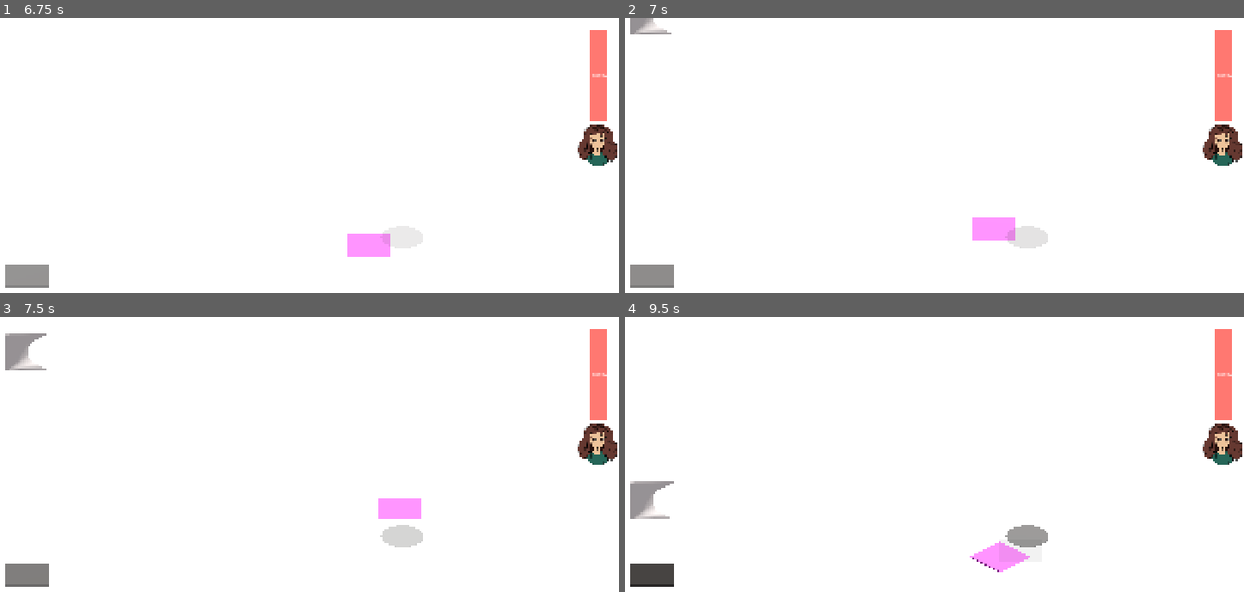
Above: before the commit, frames 1-4 (two rows, left to right).
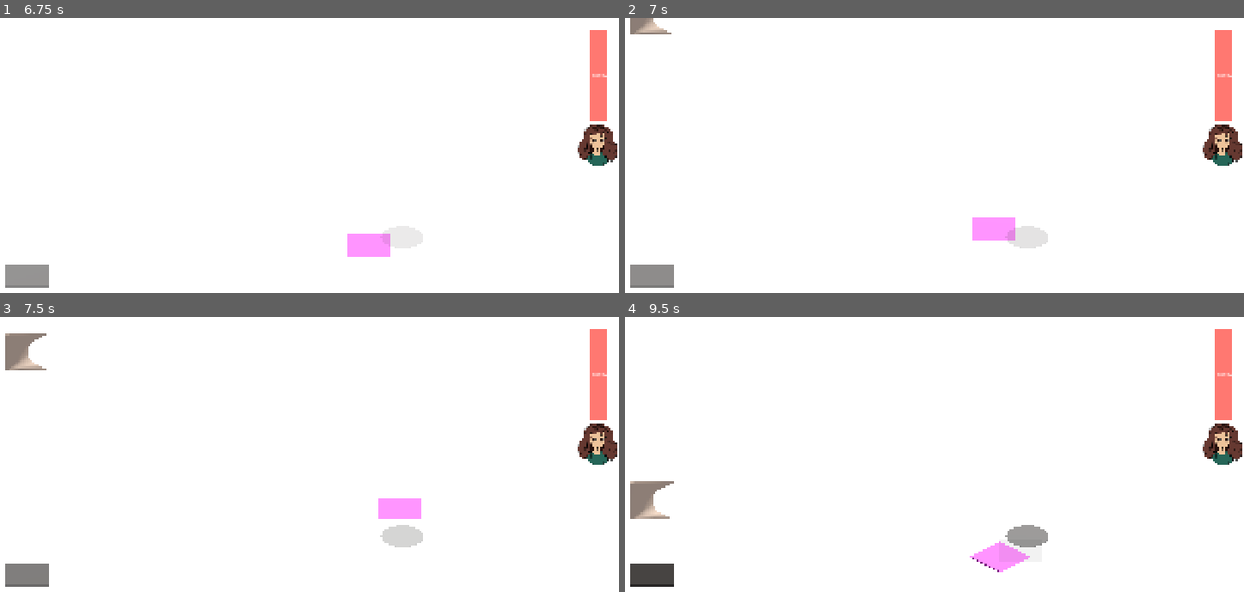
Above: after the commit, the same moments.

Repository: Kazuren/SquareHole
Game: Godot game, scene res://Main.tscn
Same seed, same stepped clock (60 frames per second), same inputs: the game is played once before the commit and once after it.
Inputs:
- Up to frame 1 (6.75 s): tap Enter at 0.5 s; hold D (move_right) 0.53-1.28 s; tap R (rotate) every 1.5 s from 0.6 to 6.6 s; hold S (move_down) 1.28-2.03 s; tap Shift (run) every 1.5 s from 1.35 to 5.85 s; hold D (move_right) 2.03-2.78 s; hold W (move_up) 2.78-3.53 s; hold A (move_left) 3.53-5.03 s; hold S (move_down) 5.03-5.78 s; hold D (move_right) 5.78-6.53 s; hold W (move_up) from 6.53 s (still down)
- Up to frame 2 (7 s): keep holding W (move_up)
- Up to frame 3 (7.5 s): release W (move_up) at 7.28 s; hold D (move_right) from 7.28 s (still down); tap Shift (run) at 7.35 s
- Up to frame 4 (9.5 s): release D (move_right) at 8.03 s; hold S (move_down) 8.03-8.78 s; tap R (rotate) at 8.1 s; hold A (move_left) from 8.78 s (still down); tap Shift (run) at 8.85 s

Frame 1 is identical in both runs. In frame 2, 0.3% of the frame differs, in the area x 0-8%, y 0-6%; in frame 3, 0.6%; in frame 4, 0.7%, in the area x 0-8%, y 59-74%.

Commit message:
add heartbeat + colors

Diff:
--- a/Main.tscn
+++ b/Main.tscn
@@ -28,6 +28,10 @@
 _data = [Vector2(0, 1), 0.0, 0.0, 0, 0, Vector2(1, 10), 0.0, 0.0, 0, 0]
 point_count = 2
 
+[sub_resource type="Curve" id="Curve_fpfj3"]
+_data = [Vector2(0, 0), 0.0, 0.0, 0, 0, Vector2(1, 1), 1.4, 0.0, 0, 0]
+point_count = 2
+
 [sub_resource type="StandardMaterial3D" id="StandardMaterial3D_uu6xs"]
 albedo_color = Color(0.62967473, 0.62967473, 0.6296747, 1)
 albedo_texture_force_srgb = true
@@ -84,6 +88,9 @@
 enemy_scenes = Array[ExtResource("4_3dxm6")]([ExtResource("7_wkp8b"), ExtResource("7_03owx"), ExtResource("9_20pc6"), ExtResource("10_c6i3y"), ExtResource("11_c2ibq"), ExtResource("12_j4qnp")])
 game_duration = 600.0
 sanity_penalty_curve = SubResource("Curve_03owx")
+heartbeat_min_bpm = 20.0
+heartbeat_max_bpm = 120.0
+heartbeat_bpm_curve = SubResource("Curve_fpfj3")
 
 [node name="CameraPivot" type="Node3D" parent="." unique_id=47895836]
 transform = Transform3D(0.7071067, -0.3535534, 0.61237234, 0, 0.8660254, 0.5, -0.7071067, -0.3535534, 0.61237234, 0, 0, 0)
--- a/Shapes/Cube/Cube.tscn
+++ b/Shapes/Cube/Cube.tscn
@@ -4,7 +4,7 @@
 [ext_resource type="ArrayMesh" uid="uid://cx677yd1st4i3" path="res://Shapes/Cube/Cube.res" id="2_o734h"]
 
 [sub_resource type="StandardMaterial3D" id="StandardMaterial3D_1dlly"]
-albedo_color = Color(1, 0.7470509, 0.57002854, 1)
+albedo_color = Color(0.85490197, 0.627451, 0.42745098, 1)
 
 [sub_resource type="ConvexPolygonShape2D" id="ConvexPolygonShape2D_o734h"]
 resource_local_to_scene = true
--- a/Shapes/CubeArch/CubeArch.tscn
+++ b/Shapes/CubeArch/CubeArch.tscn
@@ -3,12 +3,16 @@
 [ext_resource type="PackedScene" uid="uid://c2fglmehf860l" path="res://Enemy.tscn" id="1_iivre"]
 [ext_resource type="ArrayMesh" uid="uid://c75utosvxg8f2" path="res://Shapes/CubeArch/CubeArch.res" id="2_y2uo3"]
 
-[sub_resource type="ConvexPolygonShape2D" id="ConvexPolygonShape2D_y2uo3"]
+[sub_resource type="StandardMaterial3D" id="StandardMaterial3D_y2uo3"]
+albedo_color = Color(0.9372549, 0.87058824, 0.8039216, 1)
+
+[sub_resource type="ConvexPolygonShape2D" id="ConvexPolygonShape2D_4wap7"]
 resource_local_to_scene = true
 points = PackedVector2Array(0.5, 0.5, -0.5, 0.5, -0.5, -0.5, 0.5, -0.5)
 
 [node name="CubeArch" unique_id=56703870 instance=ExtResource("1_iivre")]
+material_override = SubResource("StandardMaterial3D_y2uo3")
 mesh = ExtResource("2_y2uo3")
 
 [node name="CollisionShape2D" parent="." index="0" unique_id=976849342]
-shape = SubResource("ConvexPolygonShape2D_y2uo3")
+shape = SubResource("ConvexPolygonShape2D_4wap7")
--- a/Shapes/Cylinder/Cylinder.tscn
+++ b/Shapes/Cylinder/Cylinder.tscn
@@ -3,12 +3,16 @@
 [ext_resource type="PackedScene" uid="uid://c2fglmehf860l" path="res://Enemy.tscn" id="1_65ist"]
 [ext_resource type="ArrayMesh" uid="uid://dkjlmwkemexhb" path="res://Shapes/Cylinder/Cylinder.res" id="2_h747e"]
 
-[sub_resource type="ConvexPolygonShape2D" id="ConvexPolygonShape2D_h747e"]
+[sub_resource type="StandardMaterial3D" id="StandardMaterial3D_h747e"]
+albedo_color = Color(0.49803922, 1, 0.83137256, 1)
+
+[sub_resource type="ConvexPolygonShape2D" id="ConvexPolygonShape2D_cnmtv"]
 resource_local_to_scene = true
 points = PackedVector2Array(0, 0.5, 0.098, 0.49, 0.191, 0.462, 0.278, 0.416, 0.354, 0.354, 0.416, 0.278, 0.462, 0.191,  …(354 unchanged characters)…
 
 [node name="Cylinder" unique_id=56703870 instance=ExtResource("1_65ist")]
+material_override = SubResource("StandardMaterial3D_h747e")
 mesh = ExtResource("2_h747e")
 
 [node name="CollisionShape2D" parent="." index="0" unique_id=976849342]
-shape = SubResource("ConvexPolygonShape2D_h747e")
+shape = SubResource("ConvexPolygonShape2D_cnmtv")
--- a/Shapes/Sphere/Sphere.tscn
+++ b/Shapes/Sphere/Sphere.tscn
@@ -3,12 +3,16 @@
 [ext_resource type="PackedScene" uid="uid://c2fglmehf860l" path="res://Enemy.tscn" id="1_a3mfk"]
 [ext_resource type="ArrayMesh" uid="uid://jj0axnen04xi" path="res://Shapes/Sphere/Sphere.res" id="2_sob8q"]
 
-[sub_resource type="ConvexPolygonShape2D" id="ConvexPolygonShape2D_sob8q"]
+[sub_resource type="StandardMaterial3D" id="StandardMaterial3D_sob8q"]
+albedo_color = Color(0.70980394, 0.2, 0.5372549, 1)
+
+[sub_resource type="ConvexPolygonShape2D" id="ConvexPolygonShape2D_l5v0d"]
 resource_local_to_scene = true
 points = PackedVector2Array(0, 0.5, 0.098, 0.49, 0.191, 0.462, 0.278, 0.416, 0.354, 0.354, 0.416, 0.278, 0.462, 0.191,  …(354 unchanged characters)…
 
 [node name="Sphere" unique_id=56703870 instance=ExtResource("1_a3mfk")]
+material_override = SubResource("StandardMaterial3D_sob8q")
 mesh = ExtResource("2_sob8q")
 
 [node name="CollisionShape2D" parent="." index="0" unique_id=976849342]
-shape = SubResource("ConvexPolygonShape2D_sob8q")
+shape = SubResource("ConvexPolygonShape2D_l5v0d")
--- a/Shapes/Tetris/Tetris.tscn
+++ b/Shapes/Tetris/Tetris.tscn
@@ -3,15 +3,19 @@
 [ext_resource type="PackedScene" uid="uid://c2fglmehf860l" path="res://Enemy.tscn" id="1_t23dy"]
 [ext_resource type="ArrayMesh" uid="uid://4mahs4v0nbfj" path="res://Shapes/Tetris/Tetris.res" id="2_6dspp"]
 
-[sub_resource type="ConvexPolygonShape2D" id="ConvexPolygonShape2D_6dspp"]
+[sub_resource type="StandardMaterial3D" id="StandardMaterial3D_6dspp"]
+albedo_color = Color(0, 0.58431375, 0.7137255, 1)
+
+[sub_resource type="ConvexPolygonShape2D" id="ConvexPolygonShape2D_x5r2h"]
 resource_local_to_scene = true
 points = PackedVector2Array(-0.5, 0.333, -0.167, 0.333, 0.167, 0.333, 0.167, 0, 0.5, 0, 0.5, -0.333, 0.16, -0.333, -0.166, -0.333, -0.167, 0, -0.5, 0)
 
 [node name="Tetris" unique_id=56703870 instance=ExtResource("1_t23dy")]
 transform = Transform3D(1, 0, 0, 0, -1, 8.742278e-08, 0, -8.742278e-08, -1, 0, 0, 0)
+material_override = SubResource("StandardMaterial3D_6dspp")
 mesh = ExtResource("2_6dspp")
 metadata/_edit_lock_ = true
 
 [node name="CollisionShape2D" parent="." index="0" unique_id=976849342]
-shape = SubResource("ConvexPolygonShape2D_6dspp")
+shape = SubResource("ConvexPolygonShape2D_x5r2h")
 metadata/_edit_lock_ = true
--- a/main.gd
+++ b/main.gd
@@ -17,6 +17,12 @@
 # distortion as player loses sanity?
 
 # maybe switch from curved to linear score formula as game progresses to aid in difficulty scaling?
+
+
+@onready var heartbeat_player := AudioStreamPlayer.new()
+@onready var heartbeat_timer := Timer.new()
+
+
 
 @export var intersection_material: BaseMaterial3D
 @export var xor_material: BaseMaterial3D
@@ -44,6 +50,12 @@
 @export_range(0.1, 1.0, 0.05) var enemy_shape_scale: float = 1.0
 @export_range(0.0, 5.0, 0.1) var magnet_radius: float = 0.2
 @export_range(0.0, 10.0, 0.1) var magnet_strength: float = 3.0
+
+@export var heartbeat_min_bpm: float = 60.0
+@export var heartbeat_max_bpm: float = 133.0
+
+# x -> insanity, y -> bpm
+@export var heartbeat_bpm_curve: Curve
 
 var enemies: Array[ShapeEntity] = []
 var enemy_previews: Dictionary = {} # ShapeEntity -> CSGPolygon3D
@@ -74,6 +86,12 @@
 
 	#signal distortion — more distortion the lower the sanity
 	(signal_distortion_rect.material as ShaderMaterial).set_shader_parameter("intensity", 1.0 - GameStats.sanity)
+
+	#heartbeat — BPM speeds up as sanity drops (pitch unchanged)
+	var panic: float = 1.0 - GameStats.sanity
+	var curved_panic: float = heartbeat_bpm_curve.sample(panic) if heartbeat_bpm_curve else panic
+	var bpm: float = lerp(heartbeat_min_bpm, heartbeat_max_bpm, curved_panic)
+	heartbeat_timer.wait_time = 60.0 / bpm
 
 func get_elapsed_seconds() -> float:
 	return elapsed_physics_frames / float(Engine.physics_ticks_per_second)
@@ -123,6 +141,14 @@
 
 	end_screens.retry_pressed.connect(_on_retry_pressed)
 	end_screens.endless_mode_pressed.connect(_on_endless_mode_pressed)
+
+	add_child(heartbeat_player)
+	heartbeat_player.stream = _make_heartbeat()
+	add_child(heartbeat_timer)
+	heartbeat_timer.timeout.connect(func() -> void: heartbeat_player.play())
+	render_sanity()
+	heartbeat_timer.start()
+	heartbeat_player.play()
 
 
 func update_timer() -> void:
@@ -487,3 +513,34 @@
 		if roll < acc:
 			return pack.rotation_angles[i]
 	return 0.0
+
+
+
+func _make_heartbeat() -> AudioStreamWAV:
+	var sample_rate := 44100
+	var total_samples := int(sample_rate * 0.4)
+	var data := PackedByteArray()
+	data.resize(total_samples * 2)  # 16-bit mono = 2 bytes/sample
+
+	for i in total_samples:
+		var t := float(i) / sample_rate
+		var sample := 0.0
+
+		# "lub" — sharper, higher
+		if t < 0.15:
+			sample = sin(TAU * 60.0 * t) * exp(-t * 18.0)
+		# "dub" — softer, slightly lower, 0.22s later
+		elif t >= 0.22:
+			var dt := t - 0.22
+			sample = sin(TAU * 50.0 * dt) * exp(-dt * 14.0) * 0.7
+
+		var v := int(clamp(sample, -1.0, 1.0) * 32767)
+		data.encode_s16(i * 2, v)
+
+	var stream := AudioStreamWAV.new()
+	stream.data = data
+	stream.format = AudioStreamWAV.FORMAT_16_BITS
+	stream.mix_rate = sample_rate
+	stream.stereo = false
+	stream.loop_mode = AudioStreamWAV.LOOP_DISABLED
+	return stream
